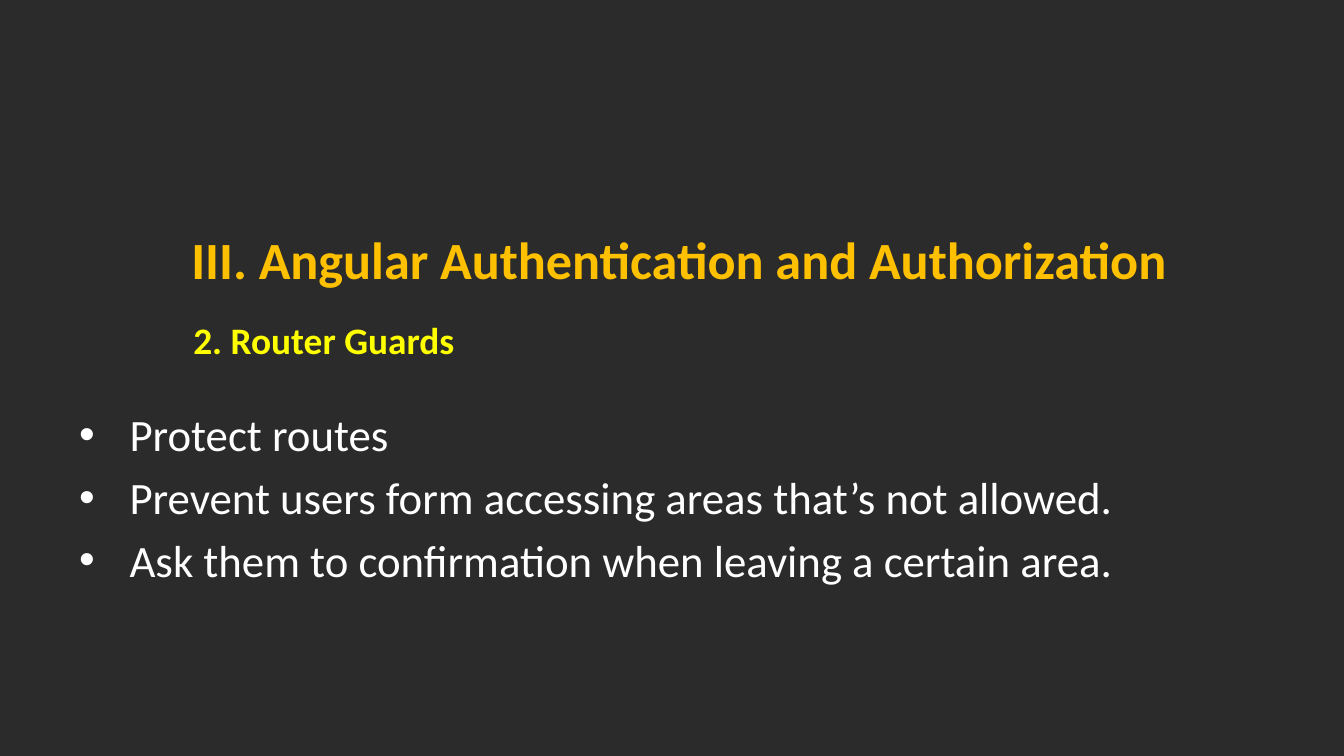
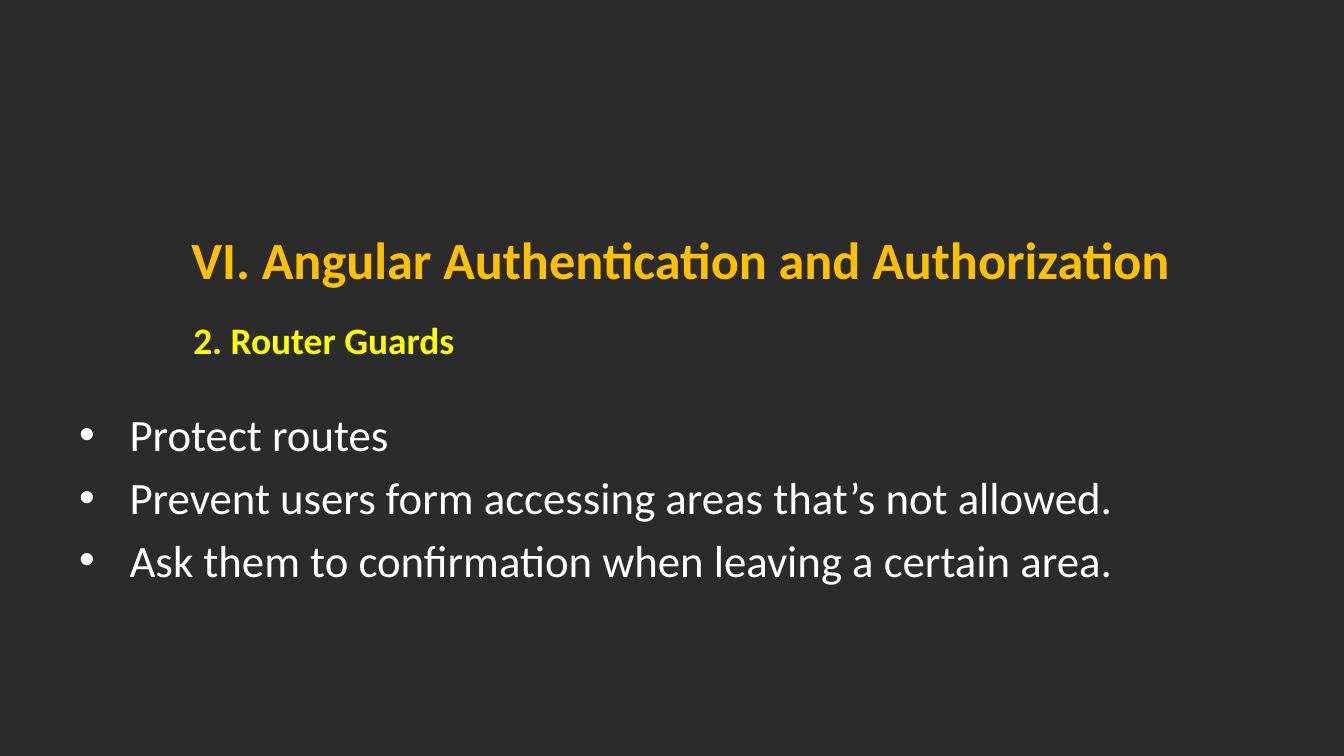
Before and after one commit to hoangmyit/Angular-NetCoreAuthenticationWithJWT, a slide deck: slide 23 of 1. Documents/AngularAuthenticationAndAuthorization.pptx (slide 16 before the commit). Drawn at 1344x756 pixels with LibreOffice and Linux fonts; fonts in the diff are those of the drawing; background and template pictures are left out; a plain dark background stands for a picture behind light text. Boxes give left, top, right and bottom in pixels: in the first picture for what was removed or moved away, otherwise in the second. Text is boxed around its words. In the diff, an @@ line names an element or a change of style, - is before the commit and + after.

```diff
--- a/1. Documents/AngularAuthenticationAndAuthorization.pptx
+++ b/1. Documents/AngularAuthenticationAndAuthorization.pptx
@@ text at box(191, 242, 1169, 288): text changed @@
-III. Angular Authentication and Authorization
+VI. Angular Authentication and Authorization
```
Also in this commit, not shown: 14 other slides changed, 7 slides added.
